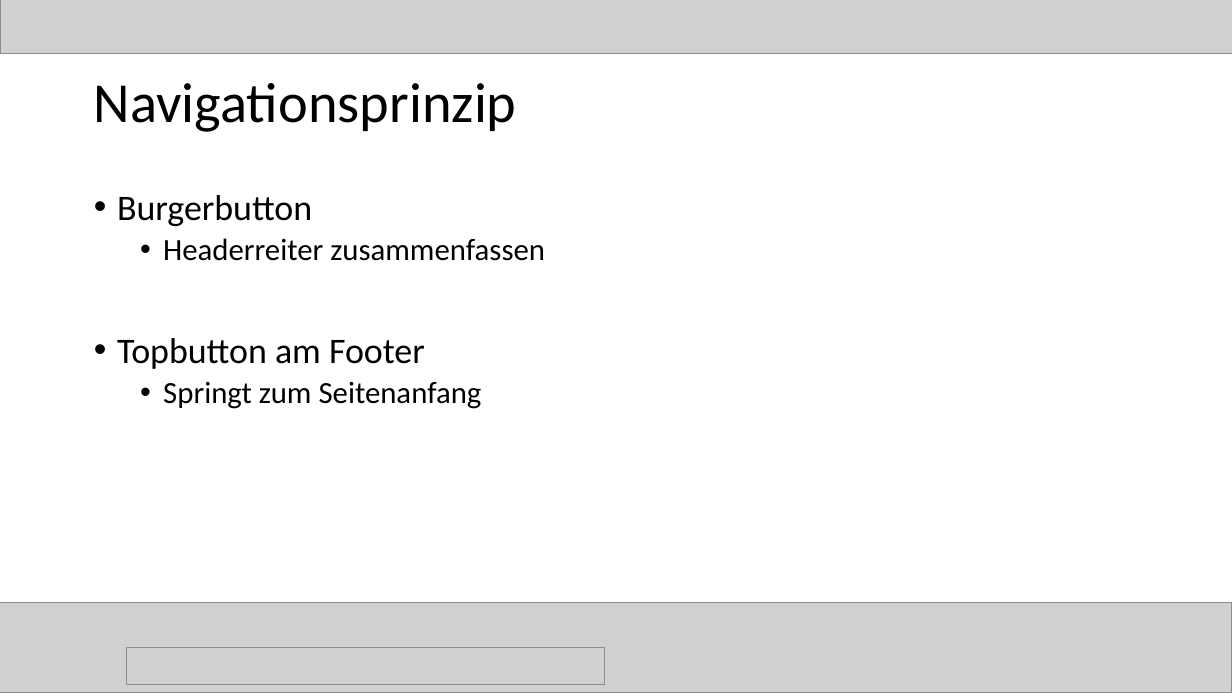
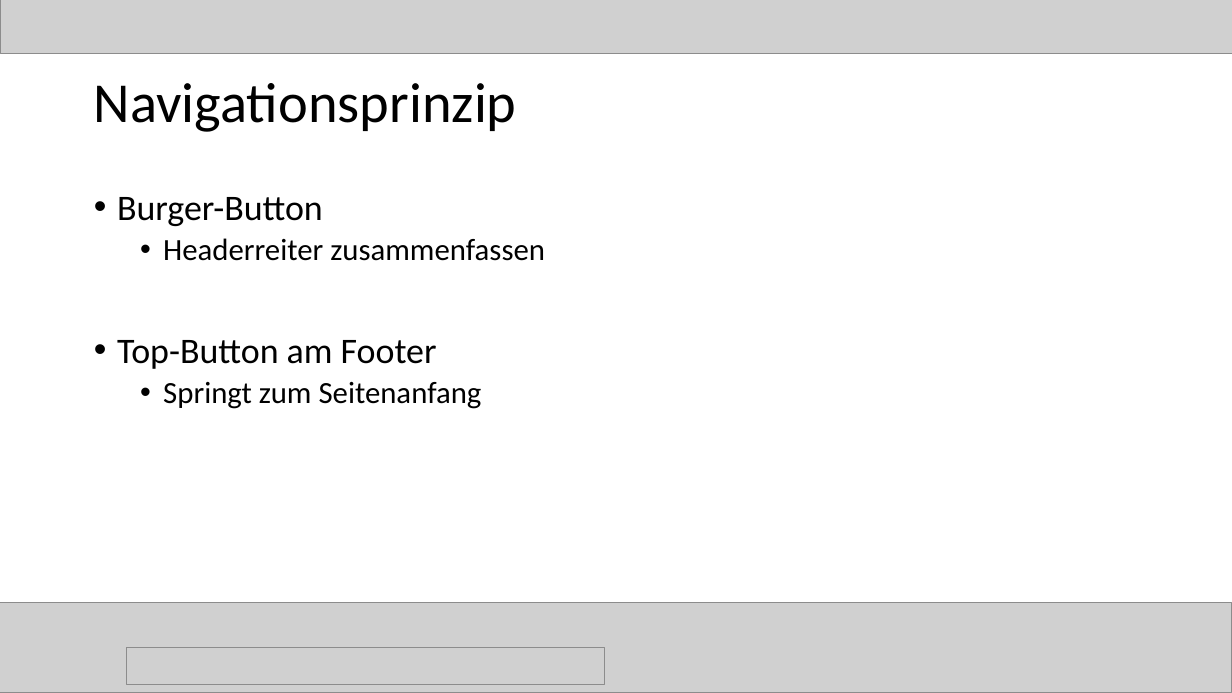
Before and after one commit to magharmi/StudentenFuerStudenten, a slide deck: slide 28 of websitePPneu.pptx (slide 36 before the commit). Drawn at 1232x693 pixels with LibreOffice and Linux fonts; fonts in the diff are those of the drawing; grey boxes stand for pictures. Boxes give left, top, right and bottom in pixels: in the first picture for what was removed or moved away, otherwise in the second. Text is boxed around its words. In the diff, an @@ line names an element or a change of style, - is before the commit and + after.

```diff
--- a/websitePPneu.pptx
+++ b/websitePPneu.pptx
@@ text at <box>117,197,323,226</box>: text changed @@
-• Burgerbutton
+• Burger-Button
@@ text at <box>117,340,437,369</box>: text changed @@
-• Topbutton am Footer
+• Top-Button am Footer
```
Also in this commit, not shown: 12 other slides changed, 1 slide added, 8 slides removed, 2 other files.
